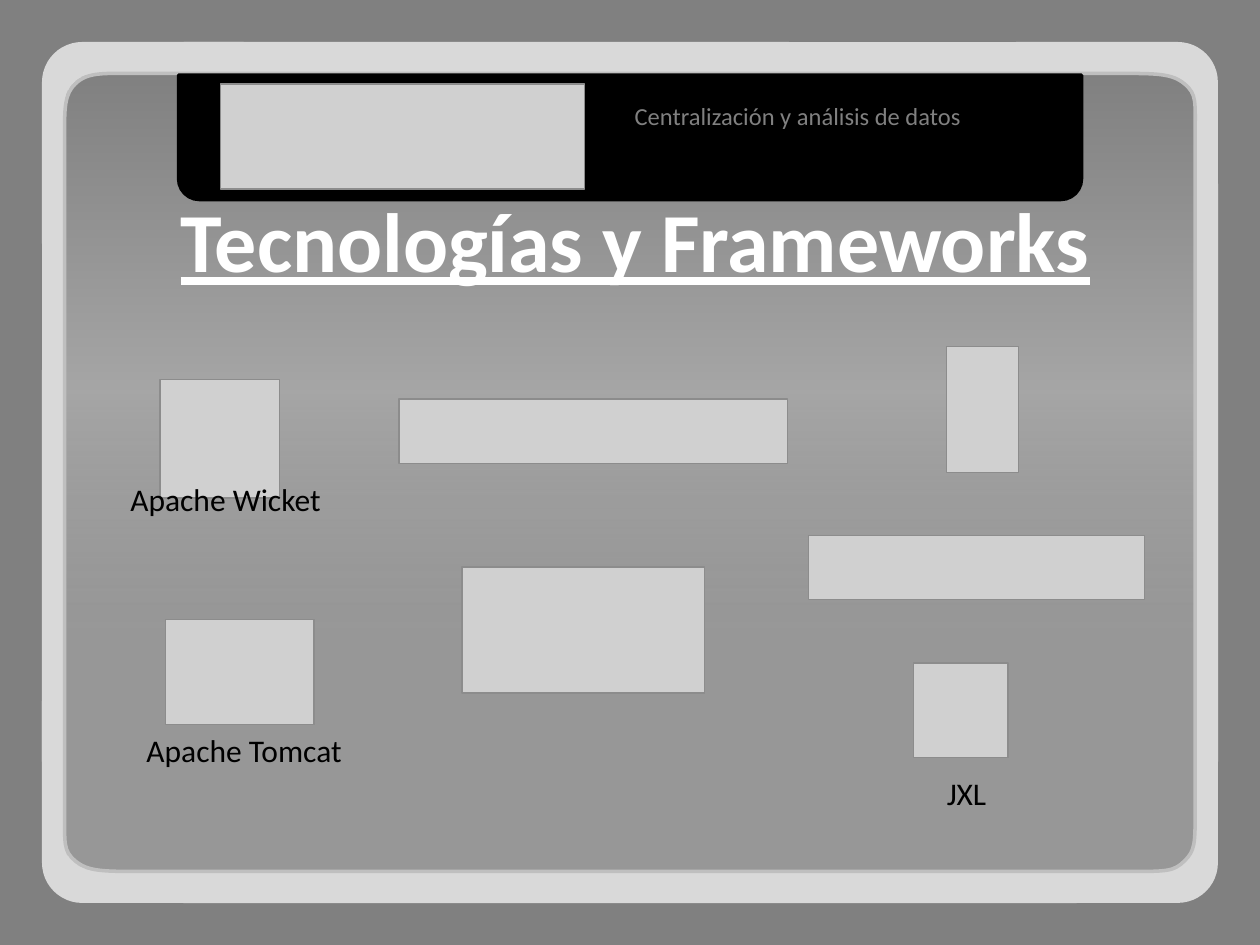
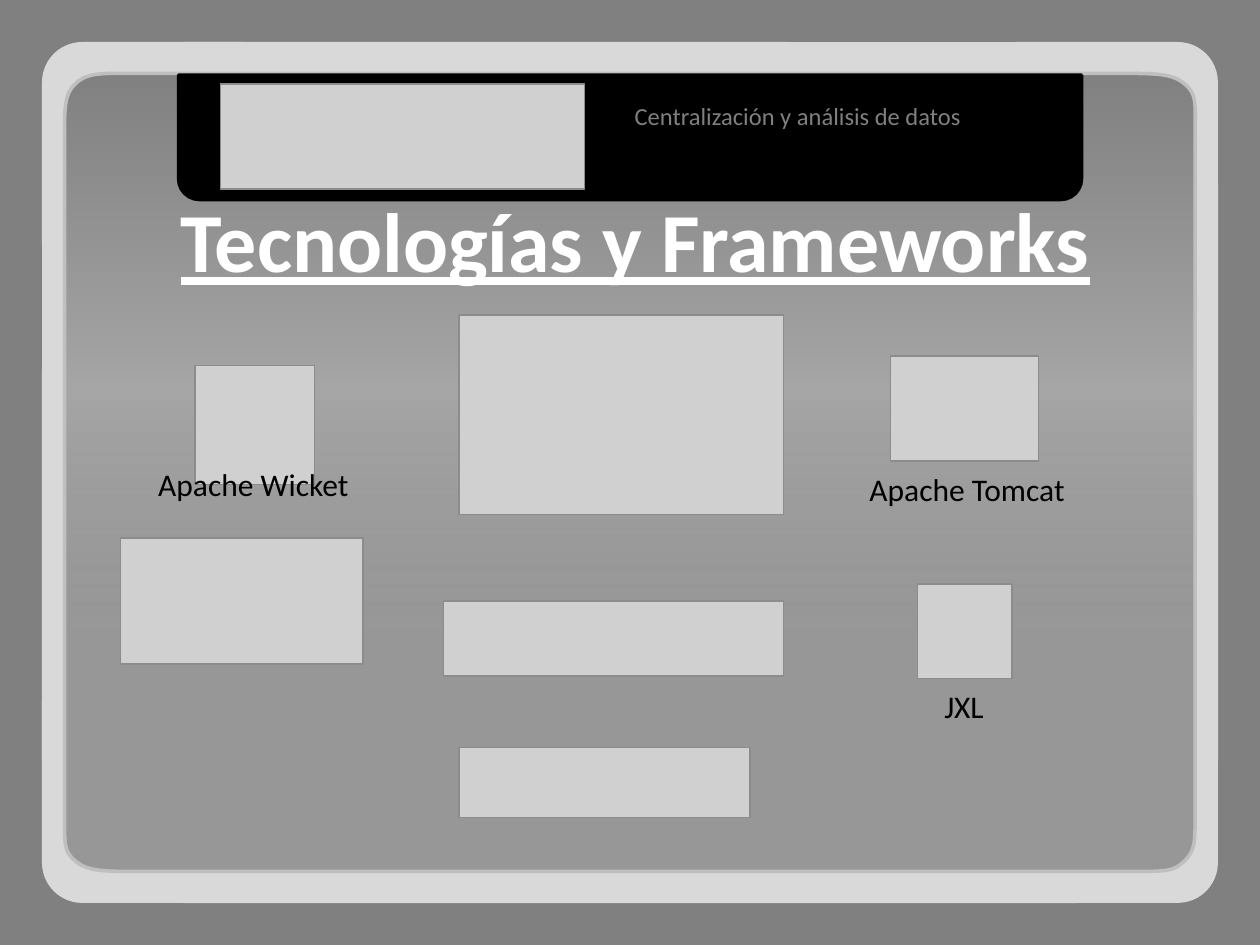
Before and after one commit to adrianachelotti/tallerdesarrollo1ero2011, a slide deck: slide 8 of Presentacion/Tecnica/Presentacion Tecnica.pptx. Drawn at 1260x945 pixels with LibreOffice and Linux fonts; fonts in the diff are those of the drawing; grey boxes stand for pictures. Boxes give left, top, right and bottom in pixels: in the first picture for what was removed or moved away, otherwise in the second. Text is boxed around its words. In the diff, an @@ line names an element or a change of style, - is before the commit and + after.

```diff
--- a/Presentacion/Tecnica/Presentacion Tecnica.pptx
+++ b/Presentacion/Tecnica/Presentacion Tecnica.pptx
@@ picture added at [459, 315, 784, 514] @@
@@ picture: place and size @@
-picture at [165, 620, 314, 724]
+picture at [891, 357, 1040, 461]
@@ picture removed at [946, 346, 1018, 472] @@
@@ picture: place and size @@
-picture at [160, 379, 280, 498]
+picture at [195, 365, 315, 484]
@@ text "Apache Wicket": place and size @@
-text "Apache Wicket" at [130, 485, 321, 516]
+text "Apache Wicket" at [158, 470, 349, 501]
@@ text "Apache Tomcat": place and size @@
-text "Apache Tomcat" at [146, 740, 342, 767]
+text "Apache Tomcat" at [869, 479, 1065, 506]
@@ picture: place and size @@
-picture at [462, 567, 706, 693]
+picture at [121, 538, 364, 664]
@@ picture: place and size @@
-picture at [914, 663, 1008, 757]
+picture at [917, 583, 1012, 678]
@@ picture: place and size @@
-picture at [399, 399, 788, 464]
+picture at [444, 601, 784, 677]
@@ text "JXL": place and size @@
-text "JXL" at [947, 785, 986, 805]
+text "JXL" at [944, 698, 983, 718]
@@ picture: place and size @@
-picture at [809, 536, 1145, 600]
+picture at [459, 747, 750, 818]
```
Also in this commit, not shown: 3 other slides changed, 2 other files.
